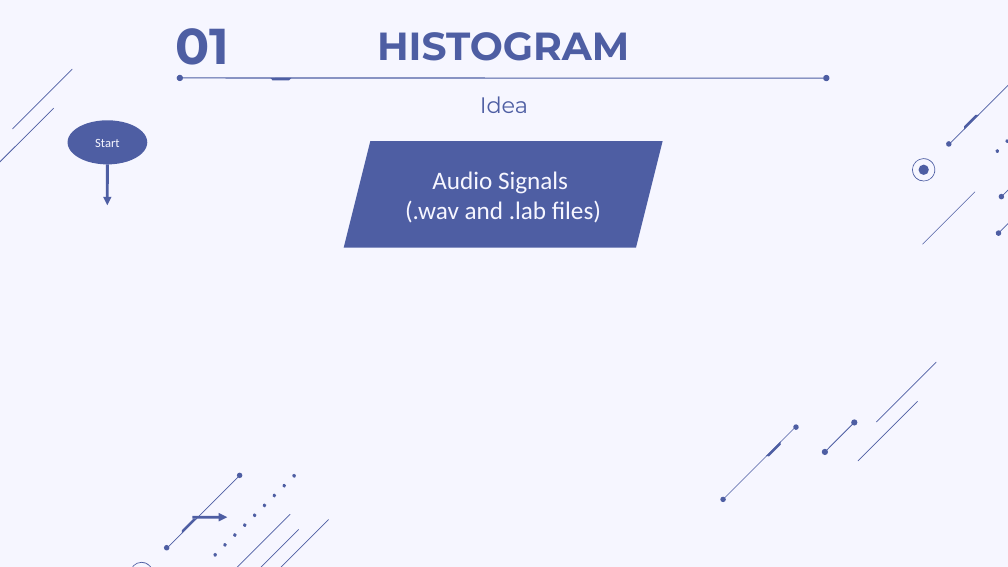
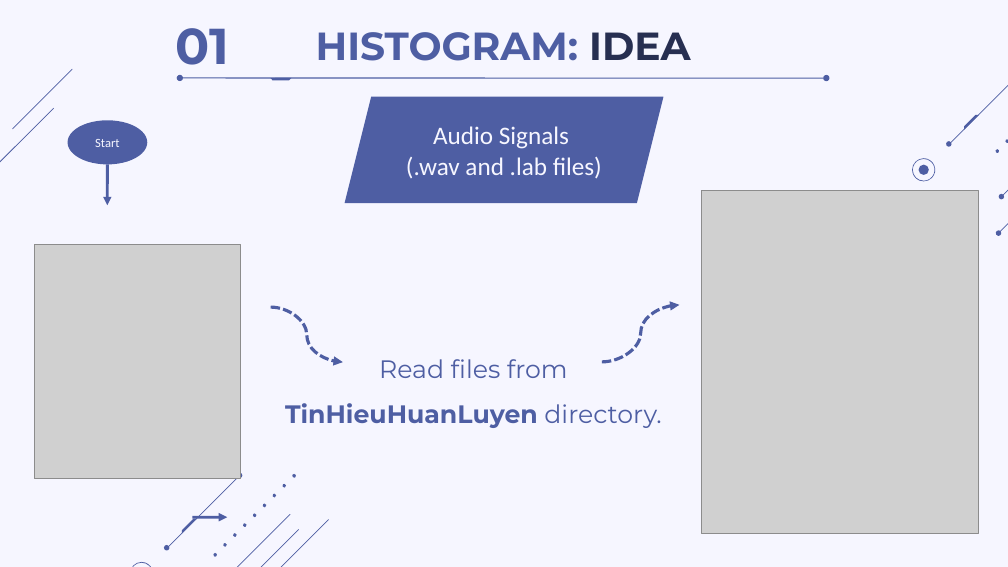
Before and after one commit to thdyqt/XLTHS, a slide deck: slide 5 of Slide.pptx. Drawn at 1008x567 pixels with LibreOffice and Linux fonts; fonts in the diff are those of the drawing; grey boxes stand for pictures. Boxes give left, top, right and bottom in pixels: in the first picture for what was removed or moved away, otherwise in the second. Text is boxed around its words. In the diff, an @@ line names an element or a change of style, - is before the commit and + after.

```diff
--- a/Slide.pptx
+++ b/Slide.pptx
@@ title at [316,32,690,61]: text changed @@
-HISTOGRAM
+HISTOGRAM: IDEA
@@ parallelogram "Audio Signals": place and size @@
-parallelogram "Audio Signals" at [344,141,662,248]
+parallelogram "Audio Signals" at [345,97,663,204]
@@ text removed at [480,96,528,113] @@
-Idea
@@ picture added at [702,191,979,533] @@
@@ picture added at [34,244,241,479] @@
@@ curved arrow added from (271, 307) to (343, 362), #4E5EA3 2.25 pt dashed @@
@@ curved arrow added from (602, 362) to (679, 304), #4E5EA3 2.25 pt dashed @@
@@ subtitle added at [285,359,661,428], 18 pt, text #4E5EA3 @@
+Read files from TinHieuHuanLuyen directory.
@@ group removed at [822,362,936,462]: 5 freeform shapes @@
@@ group removed at [721,424,799,502]: 4 freeform shapes @@
```
Also in this commit, not shown: 2 other slides changed, 11 slides added, 1 slide removed, 4 other files.
